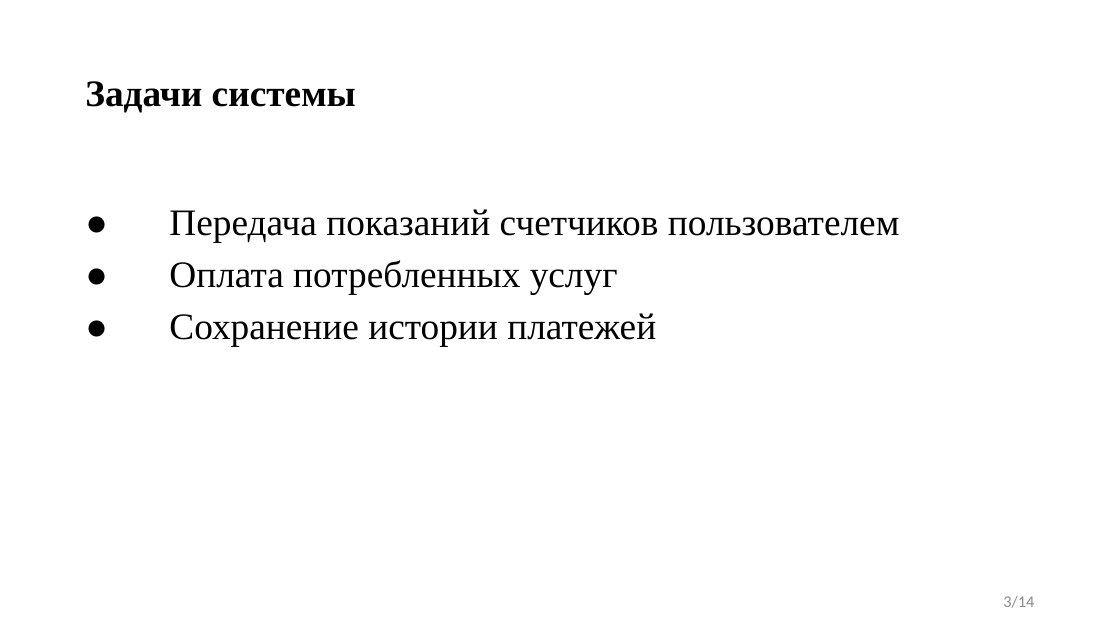
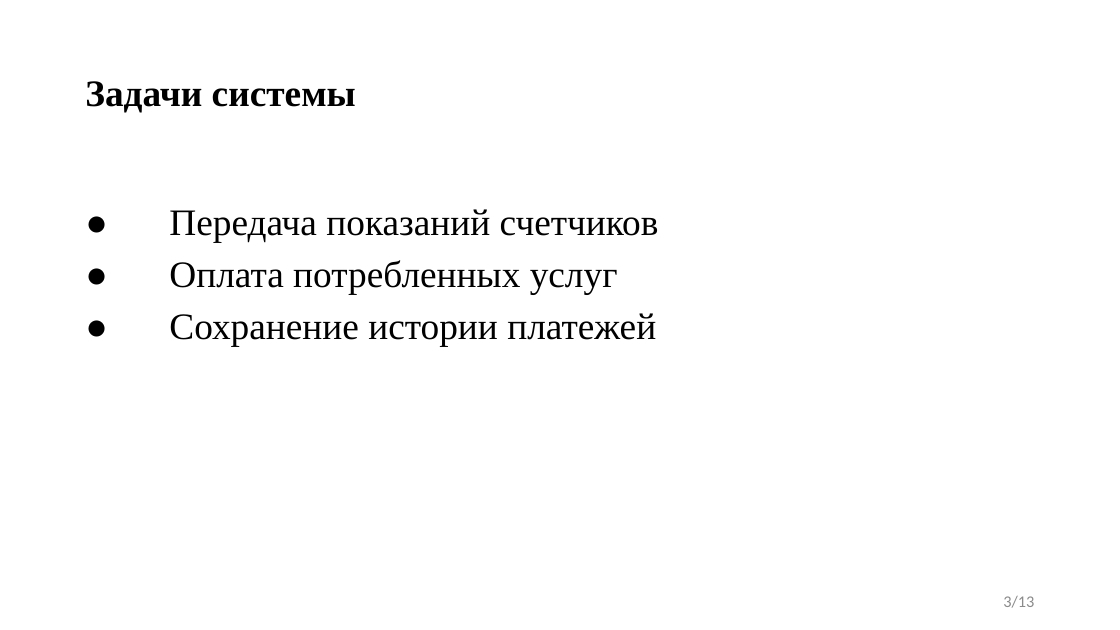
Before and after one commit to DenisBelashkov/UtilitatemMetris, a slide deck: slide 3 of Документация/Utilitatem Metris.pptx. Drawn at 1120x630 pixels with LibreOffice and Linux fonts; fonts in the diff are those of the drawing. Boxes give left, top, right and bottom in pixels: in the first picture for what was removed or moved away, otherwise in the second. Text is boxed around its words. In the diff, an @@ line names an element or a change of style, - is before the commit and + after.

```diff
--- a/Документация/Utilitatem Metris.pptx
+++ b/Документация/Utilitatem Metris.pptx
@@ text at (169,209,659,242): text changed @@
-● Передача показаний счетчиков пользователем
+● Передача показаний счетчиков
@@ page number at (1003,596,1034,608): text changed @@
-3/14
+3/13
```
Also in this commit, not shown: 5 other slides changed, 3 slides added, 4 slides removed, 3 other files.
